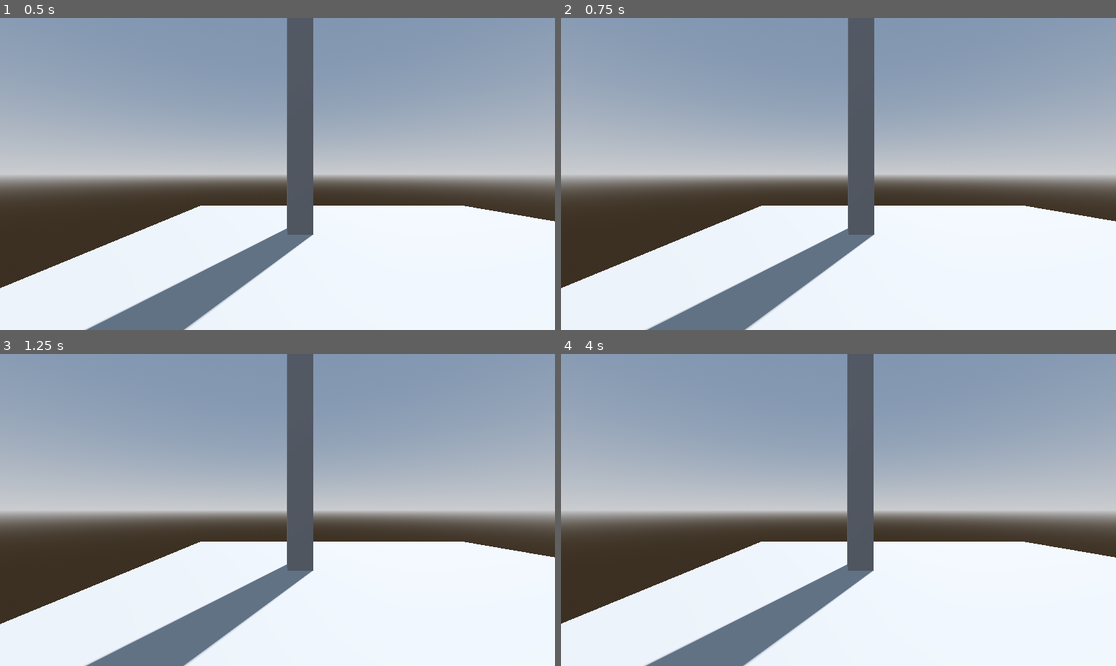
Above: before the commit, frames 1-4 (two rows, left to right).
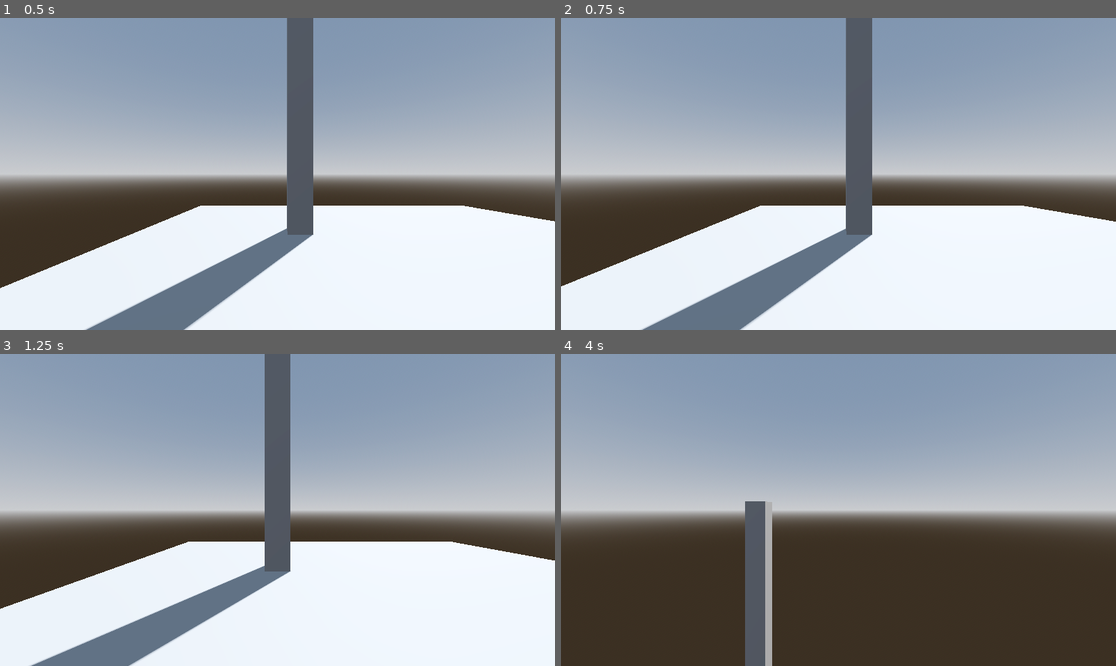
Above: after the commit, the same moments.

Repository: j-ramljak/Dron.co
Game: Godot game, scene res://Scenes/main.tscn
The game is run twice, just before and just after one commit, with the same random seed, the same clock (stepped at 60 frames per second) and the same inputs.
Inputs:
- Up to frame 1 (0.5 s): no input
- Up to frame 2 (0.75 s): tap Enter at 0.5 s; hold Right (go_right, bound only after the commit) from 0.53 s (still down); tap Up (go_front, bound only after the commit) at 0.6 s
- Up to frame 3 (1.25 s): keep holding Right (go_right, bound only after the commit)
- Up to frame 4 (4 s): release Right (go_right, bound only after the commit) at 1.28 s; hold Down (go_back, bound only after the commit) 1.28-2.03 s; tap Up (go_front, bound only after the commit) every 0.75 s from 1.35 to 3.6 s; hold Right (go_right, bound only after the commit) 2.03-2.78 s; hold W (go_up, bound only after the commit) 2.78-3.53 s; hold Left (go_left, bound only after the commit) from 3.53 s (still down)

Frame 1 is identical in both runs. In frame 2, 1.2% of the frame differs, in the area x 0-100%, y 0-100%; in frame 3, 11%; in frame 4, 38%.

Commit message:
Added keyboard controls

Diff:
--- a/project.godot
+++ b/project.godot
@@ -13,7 +13,6 @@
 config/name="Dron.co"
 run/main_scene="uid://rmbm2tujnepm"
 config/features=PackedStringArray("4.5", "Forward Plus")
-config/icon="res://textures/icon.svg"
 
 [editor_plugins]
 
@@ -36,40 +35,48 @@
 rotate_left={
 "deadzone": 0.2,
 "events": [null, Object(InputEventJoypadMotion,"resource_local_to_scene":false,"resource_name":"","device":-1,"axis":0,"axis_value":-1.0,"script":null)
+, Object(InputEventKey,"resource_local_to_scene":false,"resource_name":"","device":-1,"window_id":0,"alt_pressed":false,"shift_pressed":false,"ctrl_pressed":false,"meta_pressed":false,"pressed":false,"keycode":0,"physical_keycode":65,"key_label":0,"unicode":97,"location":0,"echo":false,"script":null)
 ]
 }
 rotate_right={
 "deadzone": 0.2,
 "events": [Object(InputEventJoypadMotion,"resource_local_to_scene":false,"resource_name":"","device":-1,"axis":0,"axis_value":1.0,"script":null)
+, Object(InputEventKey,"resource_local_to_scene":false,"resource_name":"","device":-1,"window_id":0,"alt_pressed":false,"shift_pressed":false,"ctrl_pressed":false,"meta_pressed":false,"pressed":false,"keycode":0,"physical_keycode":68,"key_label":0,"unicode":100,"location":0,"echo":false,"script":null)
 ]
 }
 go_up={
 "deadzone": 0.2,
 "events": [Object(InputEventJoypadMotion,"resource_local_to_scene":false,"resource_name":"","device":-1,"axis":1,"axis_value":-1.0,"script":null)
+, Object(InputEventKey,"resource_local_to_scene":false,"resource_name":"","device":-1,"window_id":0,"alt_pressed":false,"shift_pressed":false,"ctrl_pressed":false,"meta_pressed":false,"pressed":false,"keycode":0,"physical_keycode":87,"key_label":0,"unicode":119,"location":0,"echo":false,"script":null)
 ]
 }
 go_down={
 "deadzone": 0.2,
 "events": [Object(InputEventJoypadMotion,"resource_local_to_scene":false,"resource_name":"","device":-1,"axis":1,"axis_value":1.0,"script":null)
+, Object(InputEventKey,"resource_local_to_scene":false,"resource_name":"","device":-1,"window_id":0,"alt_pressed":false,"shift_pressed":false,"ctrl_pressed":false,"meta_pressed":false,"pressed":false,"keycode":0,"physical_keycode":83,"key_label":0,"unicode":115,"location":0,"echo":false,"script":null)
 ]
 }
 go_left={
 "deadzone": 0.2,
 "events": [Object(InputEventJoypadMotion,"resource_local_to_scene":false,"resource_name":"","device":-1,"axis":2,"axis_value":-1.0,"script":null)
+, Object(InputEventKey,"resource_local_to_scene":false,"resource_name":"","device":-1,"window_id":0,"alt_pressed":false,"shift_pressed":false,"ctrl_pressed":false,"meta_pressed":false,"pressed":false,"keycode":0,"physical_keycode":4194319,"key_label":0,"unicode":0,"location":0,"echo":false,"script":null)
 ]
 }
 go_right={
 "deadzone": 0.2,
 "events": [Object(InputEventJoypadMotion,"resource_local_to_scene":false,"resource_name":"","device":-1,"axis":2,"axis_value":1.0,"script":null)
+, Object(InputEventKey,"resource_local_to_scene":false,"resource_name":"","device":-1,"window_id":0,"alt_pressed":false,"shift_pressed":false,"ctrl_pressed":false,"meta_pressed":false,"pressed":false,"keycode":0,"physical_keycode":4194321,"key_label":0,"unicode":0,"location":0,"echo":false,"script":null)
 ]
 }
 go_front={
 "deadzone": 0.2,
 "events": [Object(InputEventJoypadMotion,"resource_local_to_scene":false,"resource_name":"","device":-1,"axis":3,"axis_value":-1.0,"script":null)
+, Object(InputEventKey,"resource_local_to_scene":false,"resource_name":"","device":-1,"window_id":0,"alt_pressed":false,"shift_pressed":false,"ctrl_pressed":false,"meta_pressed":false,"pressed":false,"keycode":0,"physical_keycode":4194320,"key_label":0,"unicode":0,"location":0,"echo":false,"script":null)
 ]
 }
 go_back={
 "deadzone": 0.2,
 "events": [Object(InputEventJoypadMotion,"resource_local_to_scene":false,"resource_name":"","device":-1,"axis":3,"axis_value":1.0,"script":null)
+, Object(InputEventKey,"resource_local_to_scene":false,"resource_name":"","device":-1,"window_id":0,"alt_pressed":false,"shift_pressed":false,"ctrl_pressed":false,"meta_pressed":false,"pressed":false,"keycode":0,"physical_keycode":4194322,"key_label":0,"unicode":0,"location":0,"echo":false,"script":null)
 ]
 }
